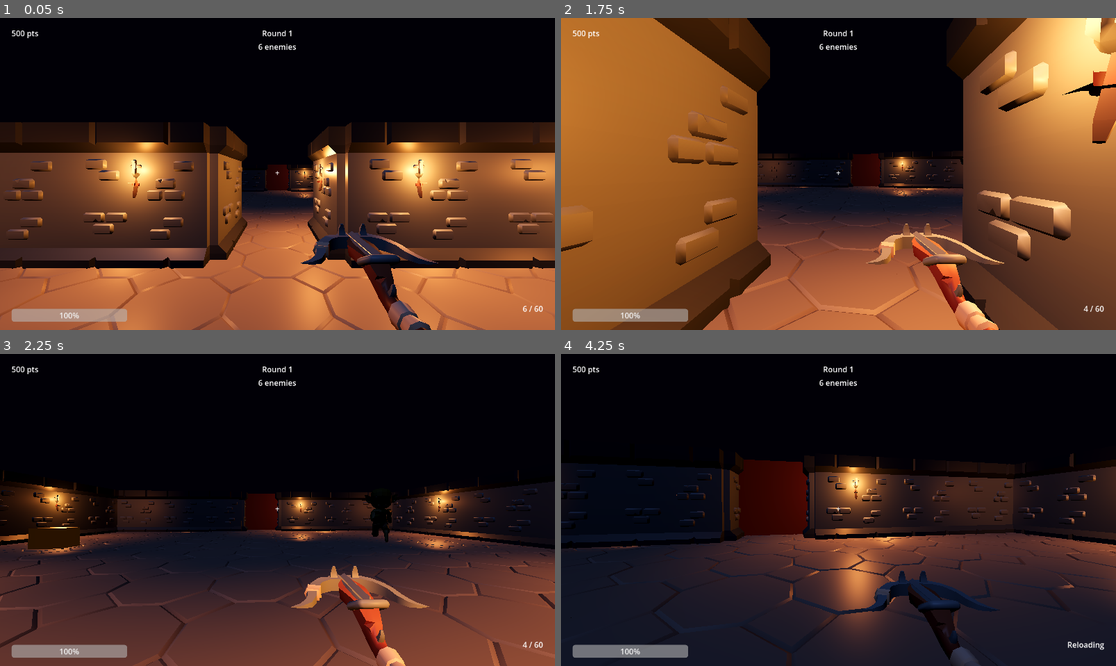
Above: before the commit, frames 1-4 (two rows, left to right).
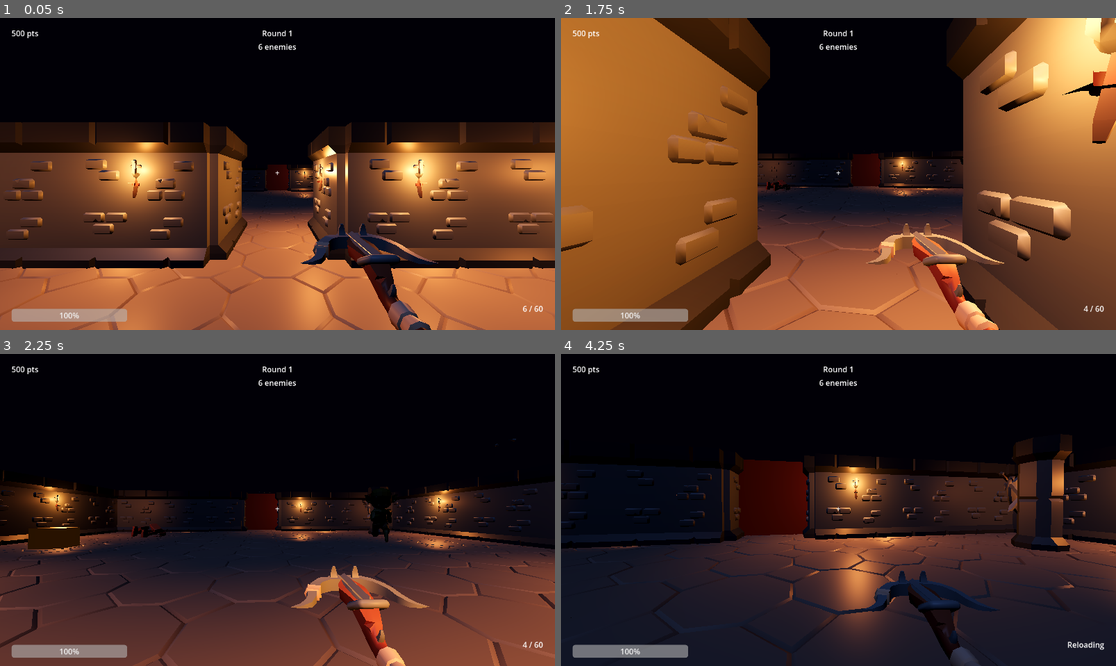
Above: after the commit, the same moments.

Repository: ariesyous/projectbluebean
Game: Godot game, scene res://scenes/world/Arena.tscn
The game is run twice, just before and just after one commit, with the same random seed, the same clock (stepped at 60 frames per second) and the same inputs.
Inputs (mouse positions are in pixels of both pictures, inside the frame that each line leads up to):
- Up to frame 1 (0.05 s): no input
- Up to frame 2 (1.75 s): tap Enter at 0.5 s; move the mouse to (866, 174) at 0.52 s; hold V (melee) 0.53-1.28 s; hold W (move_forward) from 0.53 s (still down); click (866, 174) at 0.67 s; tap Space (jump) at 0.77, 1.52 s; move the mouse to (810, 174) at 1.27 s; click (810, 174) at 1.35 s; tap V (melee) at 1.55 s
- Up to frame 3 (2.25 s): keep holding W (move_forward); move the mouse to (288, 503) at 2.02 s; hold V (melee) from 2.03 s (still down); tap F (interact) at 2.1 s
- Up to frame 4 (4.25 s): keep holding W (move_forward); move the mouse to (832, 516) at 2.77 s; release V (melee) at 2.78 s; tap V (melee) at 2.85, 3.8 s; click (832, 516) at 2.92 s; tap Space (jump) at 3.02, 3.77 s; move the mouse to (877, 513) at 3.52 s; hold 1 (weapon_1) from 3.53 s (still down); tap R (reload) at 4.15 s

Frame 1 is identical in both runs. In frame 2, less than 0.1% of the frame differs, in the area x 36-57%, y 42-56%; in frame 3, 0.2%; in frame 4, 2.2%, in the area x 78-93%, y 25-64%.

Commit message:
M5: add dungeon ambience and hit polish

Diff:
--- a/projectbluebean/scripts/enemies/orc.gd
+++ b/projectbluebean/scripts/enemies/orc.gd
@@ -12,6 +12,7 @@
 @export var attack_range: float = 1.9
 @export var attack_cooldown: float = 1.2
 @export var point_reward: int = 60
+@export var blood_color: Color = Color(0.42, 0.025, 0.015, 1.0)
 
 var health: float
 var _attack_timer: float = 0.0
@@ -99,12 +100,49 @@
 	if _player != null and _player.has_method("take_damage"):
 		_player.take_damage(attack_damage)
 
-func take_damage(amount: float) -> void:
+func take_damage(amount: float, hit_position: Variant = null, hit_normal: Vector3 = Vector3.ZERO) -> void:
 	if _dead:
 		return
+	var impact_pos := global_position + Vector3(0.0, 1.25, 0.0)
+	if hit_position is Vector3:
+		impact_pos = hit_position
+	_spawn_blood_burst(impact_pos, hit_normal)
 	health -= amount
 	if health <= 0.0:
 		_die()
+
+func _spawn_blood_burst(pos: Vector3, normal: Vector3) -> void:
+	var particles := GPUParticles3D.new()
+	particles.emitting = false
+	particles.amount = 22
+	particles.lifetime = 0.42
+	particles.one_shot = true
+	particles.explosiveness = 1.0
+
+	var pmat := ParticleProcessMaterial.new()
+	var burst_dir := normal.normalized() if normal.length() > 0.01 else Vector3.UP
+	pmat.direction = (burst_dir + Vector3.UP * 0.25).normalized()
+	pmat.spread = 72.0
+	pmat.initial_velocity_min = 1.8
+	pmat.initial_velocity_max = 5.6
+	pmat.gravity = Vector3(0.0, -11.0, 0.0)
+	pmat.scale_min = 0.035
+	pmat.scale_max = 0.09
+	pmat.color = blood_color
+	particles.process_material = pmat
+
+	var mat := StandardMaterial3D.new()
+	mat.albedo_color = blood_color
+	mat.roughness = 0.85
+	var mesh := BoxMesh.new()
+	mesh.size = Vector3(0.08, 0.035, 0.08)
+	mesh.material = mat
+	particles.draw_pass_1 = mesh
+
+	get_tree().current_scene.add_child(particles)
+	particles.global_position = pos
+	particles.emitting = true
+	get_tree().create_timer(0.7).timeout.connect(particles.queue_free)
 
 func _die() -> void:
 	_dead = true
--- /dev/null
+++ b/projectbluebean/scripts/fx/dungeon_ambience.gd
@@ -0,0 +1,46 @@
+extends AudioStreamPlayer
+class_name DungeonAmbience
+## Procedural looping dungeon bed: low hum, filtered air, and subtle drift.
+
+@export var ambience_volume: float = 0.38
+@export var hum_frequency: float = 42.0
+@export var wind_amount: float = 0.18
+
+var _playback: AudioStreamGeneratorPlayback
+var _phase: float = 0.0
+var _wind: float = 0.0
+var _sample_rate: float = 22050.0
+var _rng := RandomNumberGenerator.new()
+
+func _ready() -> void:
+	_rng.seed = 86173
+	var generator := AudioStreamGenerator.new()
+	generator.mix_rate = _sample_rate
+	generator.buffer_length = 0.5
+	stream = generator
+	volume_db = linear_to_db(ambience_volume)
+	play()
+	_playback = get_stream_playback() as AudioStreamGeneratorPlayback
+	_fill_buffer()
+
+func _process(_delta: float) -> void:
+	if not playing:
+		play()
+	if _playback == null:
+		_playback = get_stream_playback() as AudioStreamGeneratorPlayback
+	_fill_buffer()
+
+func _fill_buffer() -> void:
+	if _playback == null:
+		return
+	for i in range(_playback.get_frames_available()):
+		var sample := _next_sample()
+		_playback.push_frame(Vector2(sample, sample))
+
+func _next_sample() -> float:
+	_phase = fmod(_phase + TAU * hum_frequency / _sample_rate, TAU)
+	var low_hum := sin(_phase) * 0.16
+	var breath := sin(_phase * 0.071) * 0.08
+	var raw_wind := _rng.randf_range(-1.0, 1.0)
+	_wind = lerpf(_wind, raw_wind, 0.018)
+	return clampf((low_hum + breath + _wind * wind_amount) * ambience_volume, -0.8, 0.8)
--- a/projectbluebean/scripts/player/player.gd
+++ b/projectbluebean/scripts/player/player.gd
@@ -156,9 +156,10 @@
 		_spawn_melee_feedback(to, false)
 		return
 	var point: Vector3 = hit.get("position", to)
+	var normal: Vector3 = hit.get("normal", Vector3.ZERO)
 	var collider = hit.get("collider")
 	if collider != null and collider.has_method("take_damage"):
-		collider.take_damage(melee_damage)
+		collider.take_damage(melee_damage, point, normal)
 		GameState.notify_hit_confirmed()
 		_spawn_melee_feedback(point, true)
 	else:
--- a/projectbluebean/scripts/systems/arena.gd
+++ b/projectbluebean/scripts/systems/arena.gd
@@ -3,6 +3,7 @@
 ## rounds with short breathers between them.
 
 const ORC_SCENE := preload("res://scenes/enemies/Orc.tscn")
+const DungeonAmbience := preload("res://scripts/fx/dungeon_ambience.gd")
 
 # Dungeon geometry: KayKit Dungeon Remastered, built on a 4-unit grid.
 const KIT := "res://assets/dungeon/KayKit_DungeonRemastered_1.1_FREE/Assets/gltf/"
@@ -32,6 +33,7 @@
 	GameState.reset()
 	Economy.reset()
 	_build_dungeon()
+	_start_ambient_audio()
 	await _bake_navigation()
 	_start_round()
 
@@ -96,6 +98,13 @@
 			if torch_i % 3 == 0:
 				_place_torch(Vector3(wx, 0.0, wz), dir, props)
 
+	_place_dungeon_props(props)
+
+func _start_ambient_audio() -> void:
+	var ambience := DungeonAmbience.new()
+	ambience.name = "DungeonAmbience"
+	add_child(ambience)
+
 func _place_torch(wall_pos: Vector3, dir: Vector2i, props: Node3D) -> void:
 	var inner := Vector3(-dir.x, 0.0, -dir.y)   # toward the room interior
 	var torch: Node3D = load(KIT + "torch_mounted.gltf").instantiate()
@@ -110,6 +119,51 @@
 	light.shadow_enabled = false
 	props.add_child(light)
 	light.global_position = wall_pos + inner * 0.6 + Vector3(0.0, 2.7, 0.0)
+
+func _place_dungeon_props(props: Node3D) -> void:
+	# Start room: readable silhouettes near the side walls, leaving the lane clear.
+	_place_prop("barrel_large_decorated.gltf", Vector3(-7.2, 0.0, 22.7), deg_to_rad(24.0), props)
+	_place_prop("crates_stacked.gltf", Vector3(7.2, 0.0, 22.4), deg_to_rad(-18.0), props)
+	_place_wall_prop("banner_shield_blue.gltf", Vector3(0.0, 0.0, 26.0), Vector2i(0, 1), props, 2.25)
+
+	# Combat room: clutter the edges only so orc routes stay clean.
+	_place_prop("table_medium_broken.gltf", Vector3(-8.5, 0.0, -5.5), deg_to_rad(55.0), props)
+	_place_prop("barrel_small_stack.gltf", Vector3(10.5, 0.0, 5.7), deg_to_rad(-30.0), props)
+	_place_prop("pillar_decorated.gltf", Vector3(-10.0, 0.0, 6.0), 0.0, props)
+	_place_prop("pillar_decorated.gltf", Vector3(10.0, 0.0, -6.0), PI, props)
+	_place_wall_prop("banner_patternA_red.gltf", Vector3(-14.0, 0.0, 0.0), Vector2i(-1, 0), props, 2.25)
+	_place_wall_prop("banner_patternA_green.gltf", Vector3(14.0, 0.0, 0.0), Vector2i(1, 0), props, 2.25)
+
+	# Vault room: richer dressing around the perk and Pack-a-Punch machines.
+	_place_prop("table_long_decorated_A.gltf", Vector3(0.0, 0.0, -21.2), PI, props)
+	_place_prop("barrel_large.gltf", Vector3(-6.8, 0.0, -22.5), deg_to_rad(12.0), props)
+	_place_prop("barrel_small.gltf", Vector3(6.5, 0.0, -22.0), deg_to_rad(-8.0), props)
+	_place_wall_prop("banner_triple_yellow.gltf", Vector3(0.0, 0.0, -26.0), Vector2i(0, -1), props, 2.25)
+
+func _place_prop(model: String, position: Vector3, yaw: float, props: Node3D) -> void:
+	var scene := load(KIT + model) as PackedScene
+	if scene == null:
+		push_warning("Missing dungeon prop: " + model)
+		return
+	var prop := scene.instantiate() as Node3D
+	if prop == null:
+		return
+	props.add_child(prop)
+	prop.position = position
+	prop.rotation.y = yaw
+
+func _place_wall_prop(model: String, wall_pos: Vector3, dir: Vector2i, props: Node3D, height: float) -> void:
+	var inner := Vector3(-dir.x, 0.0, -dir.y)
+	var scene := load(KIT + model) as PackedScene
+	if scene == null:
+		push_warning("Missing dungeon wall prop: " + model)
+		return
+	var prop := scene.instantiate() as Node3D
+	if prop == null:
+		return
+	props.add_child(prop)
+	prop.global_position = wall_pos + inner * 0.42 + Vector3(0.0, height, 0.0)
+	prop.look_at(prop.global_position + inner, Vector3.UP)
 
 func _collect_cells() -> void:
 	_add_room(Rect2i(-2, 4, 5, 3))     # Room A (start)
--- a/projectbluebean/scripts/weapons/axe_projectile.gd
+++ b/projectbluebean/scripts/weapons/axe_projectile.gd
@@ -40,9 +40,10 @@
 		return
 
 	var point: Vector3 = hit.get("position", to)
+	var normal: Vector3 = hit.get("normal", Vector3.ZERO)
 	var collider = hit.get("collider")
 	if collider != null and collider.has_method("take_damage"):
-		collider.take_damage(damage)
+		collider.take_damage(damage, point, normal)
 		GameState.notify_hit_confirmed()
 	_spawn_impact(point)
 	queue_free()
--- a/projectbluebean/scripts/weapons/fire_bolt.gd
+++ b/projectbluebean/scripts/weapons/fire_bolt.gd
@@ -49,9 +49,10 @@
 		return
 
 	var point: Vector3 = hit.get("position", to)
+	var normal: Vector3 = hit.get("normal", Vector3.ZERO)
 	var collider = hit.get("collider")
 	if collider != null and collider.has_method("take_damage"):
-		collider.take_damage(damage)
+		collider.take_damage(damage, point, normal)
 		GameState.notify_hit_confirmed()
 	_spawn_impact(point)
 	queue_free()
--- a/projectbluebean/scripts/weapons/weapon.gd
+++ b/projectbluebean/scripts/weapons/weapon.gd
@@ -119,11 +119,12 @@
 	var hit := get_world_3d().direct_space_state.intersect_ray(query)
 	if hit.is_empty():
 		return to
+	var point: Vector3 = hit.get("position", to)
+	var normal: Vector3 = hit.get("normal", Vector3.ZERO)
 	var collider = hit.get("collider")
 	if collider != null and collider.has_method("take_damage"):
-		collider.take_damage(data.damage)
+		collider.take_damage(data.damage, point, normal)
 		GameState.notify_hit_confirmed()
-	var point: Vector3 = hit.get("position", to)
 	_spawn_impact(point)
 	return point
 
Not shown, added: projectbluebean/scripts/fx/dungeon_ambience.gd.uid
